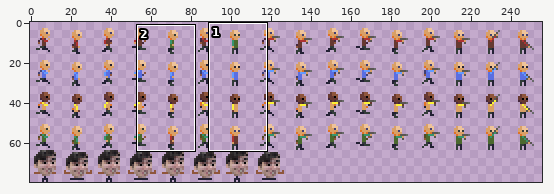
Two states of a sprite sheet, src/public/assets/img/entity/player.png. Above: a wide view before the commit, with the close-up outlined.
Close-up. As it was:
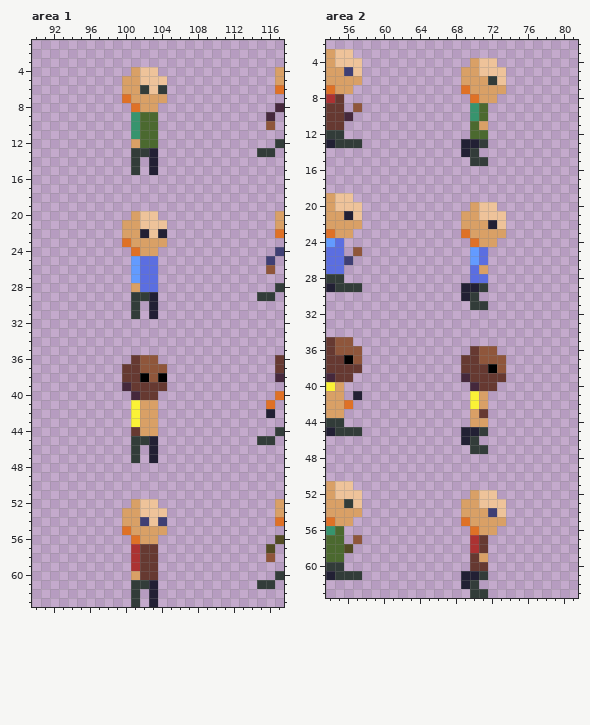
The file is 256x80 pixels. Pixels under 10% opacity are left out. Colours within 5 levels of each other are drawn and written as one. Shown: area 1: x 90..117, y 1..63; area 2: x 54..81, y 2..63. The old version is drawn lined up with the new one.
Now the later version:
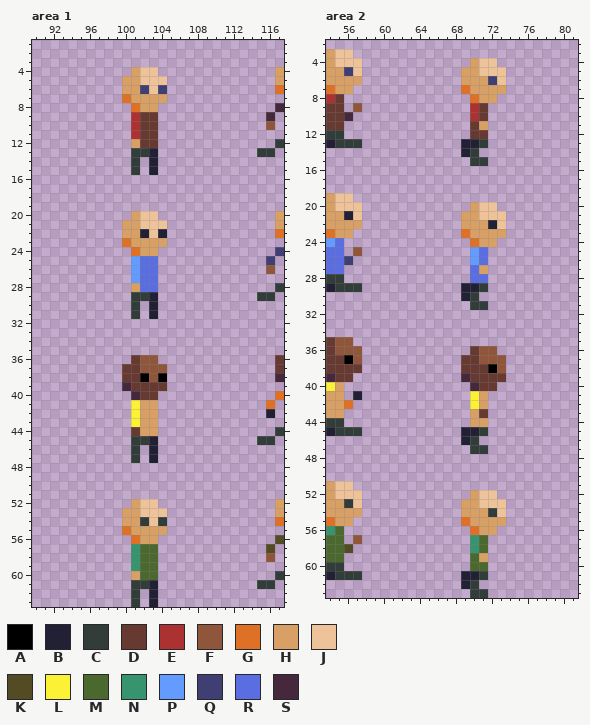
Palette (. is transparent): A #000000  B #222034  C #323c39  D #663931  E #ac3232  F #8f563b  G #df7126  H #d9a066  J #eec39a  K #524b24  L #fbf236  M #4b692f  N #37946e  P #639bff  Q #3f3f74  R #5b6ee1  S #45283c
Message: beholde hodet mitt men nå e d fiksa
Edits made:
drawings rearranged on the sheet (the old picture shows each at its new place)
--- area 1
@@ x 99..106 @@
  5 .HHJJJ..
- 6 .HHCJC..
+ 6 .HHQJQ..
  7 .GHHHH..
  8 ..GHH...
- 9 ..NMM...
-10 ..NMM...
-11 ..NMM...
-12 ..HMM...
+ 9 ..EDD...
+10 ..EDD...
+11 ..EDD...
+12 ..HDD...
 13 ..CCB...
@@ x 99..106 @@
 53 .HHJJJ..
-54 .HHQJQ..
+54 .HHCJC..
 55 .GHHHH..
 56 ..GHH...
-57 ..EDD...
-58 ..EDD...
-59 ..EDD...
-60 ..HDD...
+57 ..NMM...
+58 ..NMM...
+59 ..NMM...
+60 ..HMM...
 61 ..CCB...
--- area 2
@@ x 68..74 @@
  5 .HHJJJ.
- 6 .HHHCJ.
+ 6 .HHHQJ.
  7 .GHHHH.
  8 ..GHH..
- 9 ..NM...
-10 ..NM...
-11 ..MH...
-12 ..MM...
+ 9 ..ED...
+10 ..ED...
+11 ..DH...
+12 ..DD...
 13 .BBC...
@@ x 68..74 @@
 53 .HHJJJ.
-54 .HHHQJ.
+54 .HHHCJ.
 55 .GHHHH.
 56 ..GHH..
-57 ..ED...
-58 ..ED...
-59 ..DH...
-60 ..DD...
+57 ..NM...
+58 ..NM...
+59 ..MH...
+60 ..MM...
 61 .BBC...
Changed places in both close-ups, as pixel boxes (x1, y1, x2, y2):
changed: (131, 85, 167, 148)
changed: (131, 517, 167, 580)
changed: (470, 76, 497, 139)
changed: (470, 508, 497, 571)
